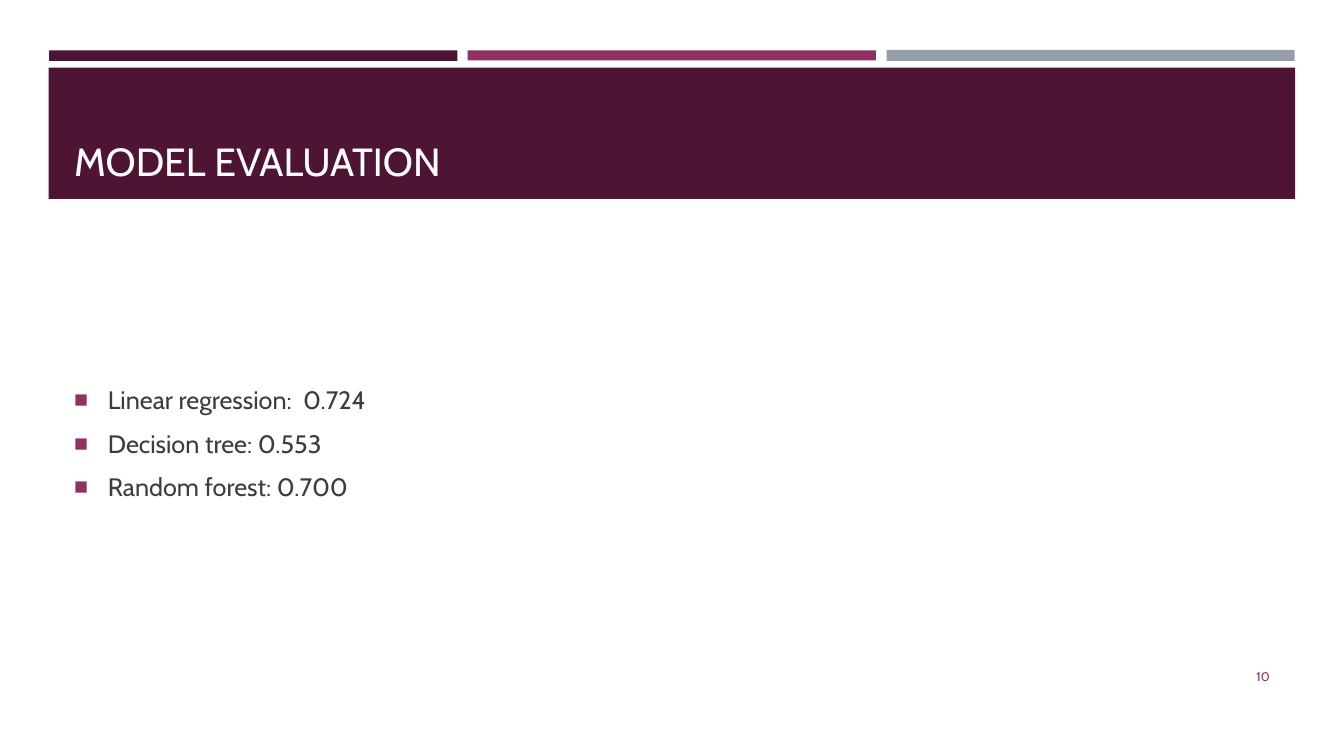
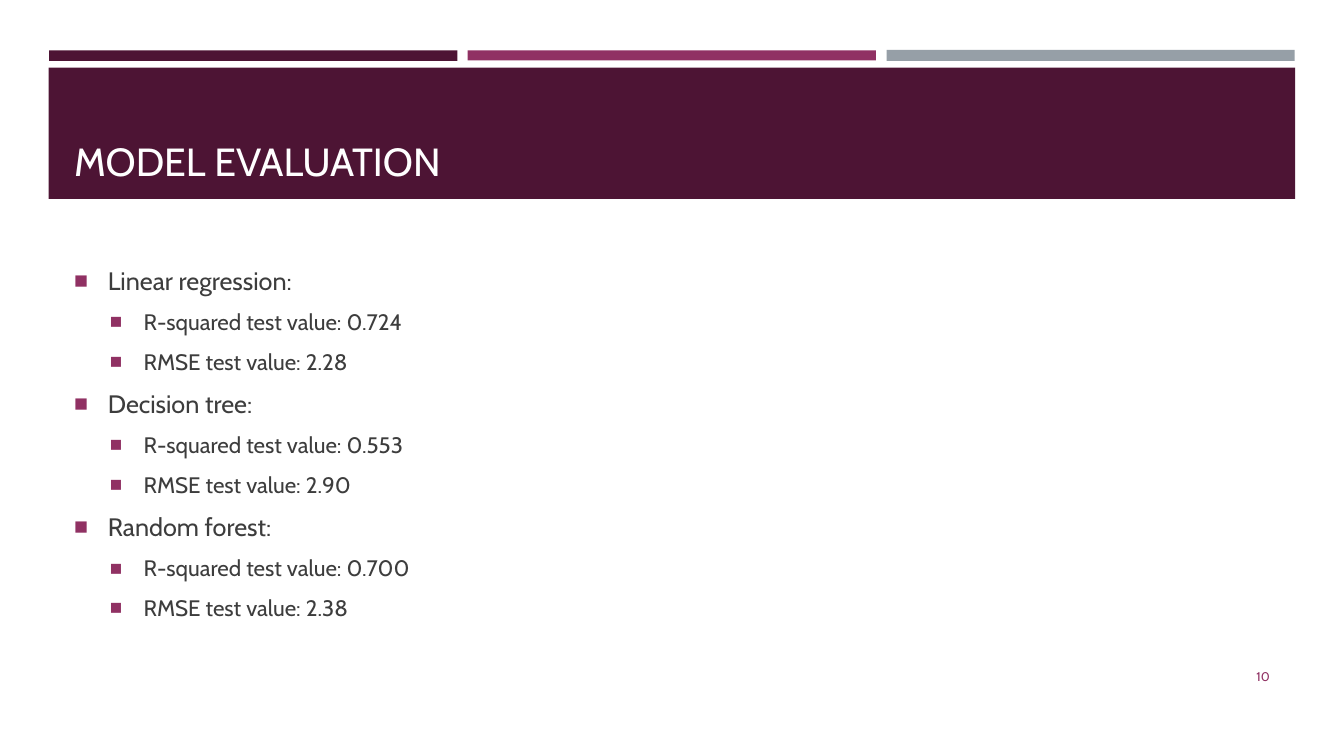
Before and after one commit to devonoregan/devon_oregan_final_part4_project, a slide deck: slide 10 of part4.pptx. Drawn at 1344x756 pixels with LibreOffice and Linux fonts; fonts in the diff are those of the drawing. Boxes give left, top, right and bottom in pixels: in the first picture for what was removed or moved away, otherwise in the second. Text is boxed around its words. In the diff, an @@ line names an element or a change of style, - is before the commit and + after.

Commit message:
Update pptx presentation file.

```diff
--- a/part4.pptx
+++ b/part4.pptx
@@ text at (108,272,410,617): text changed; size 18 to 16 pt @@
-■ Linear regression: 0.724
-■ Decision tree: 0.553
-■ Random forest: 0.700
+■ Linear regression:
+  ■ R-squared test value: 0.724
+  ■ RMSE test value: 2.28
+■ Decision tree:
+  ■ R-squared test value: 0.553
+  ■ RMSE test value: 2.90
+■ Random forest:
+  ■ R-squared test value: 0.700
+  ■ RMSE test value: 2.38
```
Also in this commit, not shown: 1 other slide changed.
